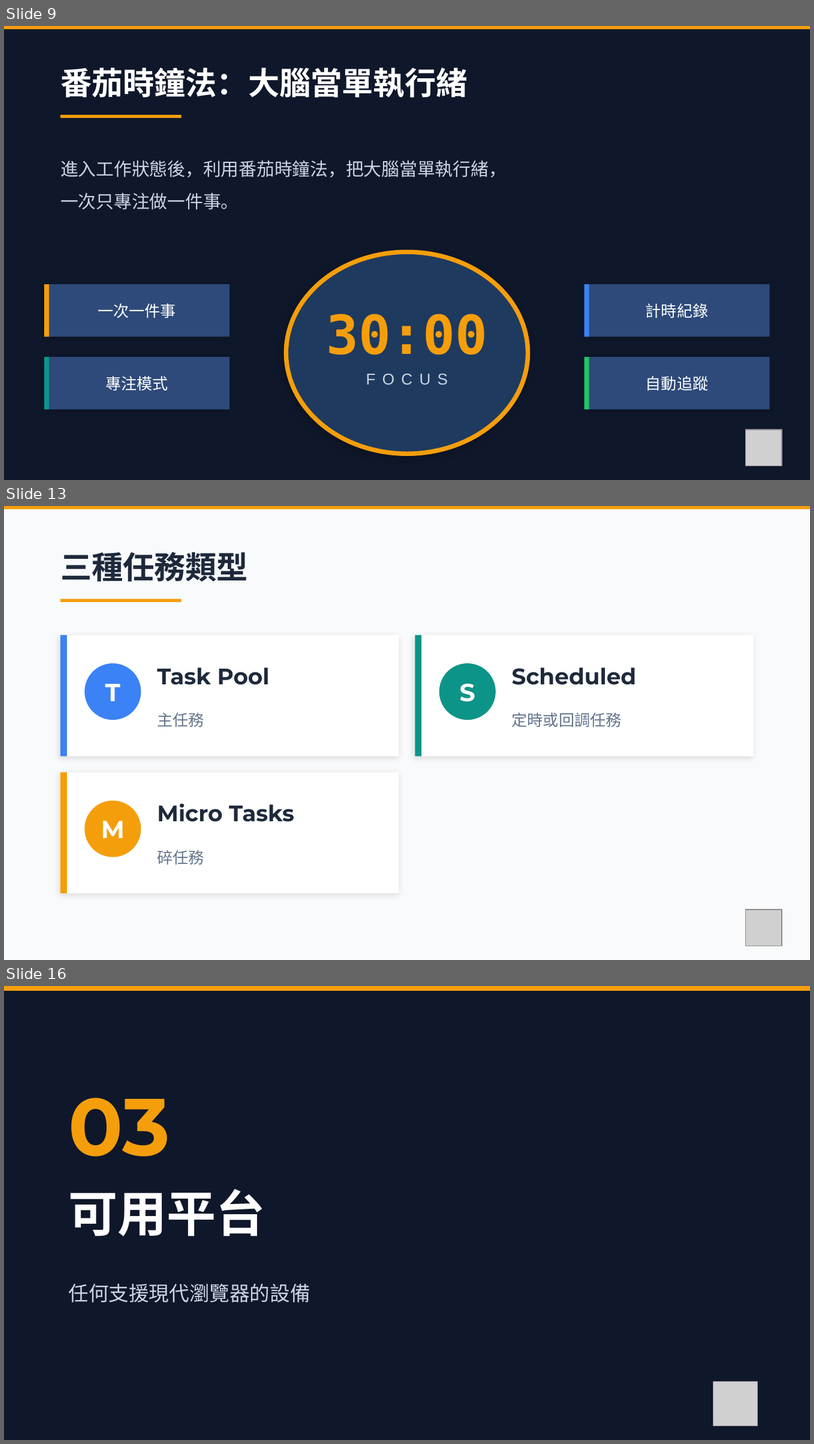
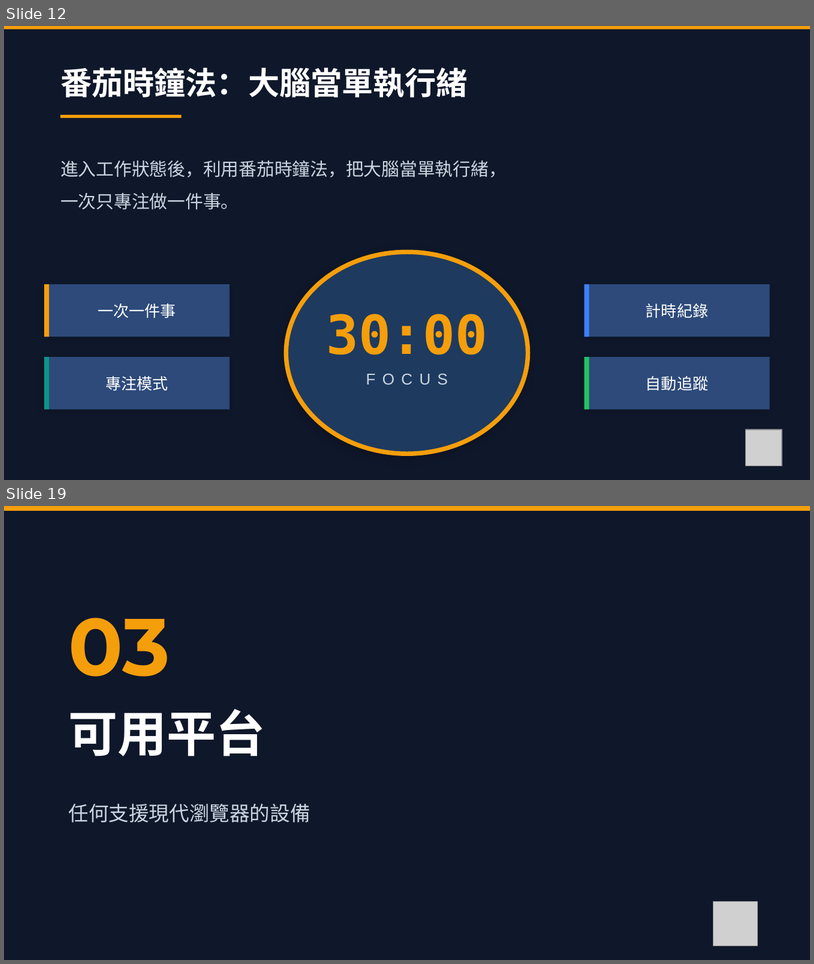
Before and after one commit to ychsue/NonBlockingLife, a slide deck: Discussion/Promotion/6mins/pictures.pptx. Shown one above the other, each under a label of ours: slides 9, 13 and 16 before the commit, slides 12 and 19 after it; the slides between them are not shown. The pictures are 814x1444 and 814x964 pixels, drawn with LibreOffice and Linux fonts; fonts in the diff are those of the drawing; grey boxes stand for pictures. Boxes give left, top, right and bottom in pixels: in the first picture for what was removed or moved away, otherwise in the second. Text is boxed around its words. In the diff, an @@ line names an element or a change of style, - is before the commit and + after.

```diff
--- a/Discussion/Promotion/6mins/pictures.pptx
+++ b/Discussion/Promotion/6mins/pictures.pptx
@@ slide 13 removed at (x1=4, y1=506, x2=810, y2=960), background #F8FAFC @@
@@ rectangle removed at (x1=4, y1=506, x2=810, y2=509) @@
@@ text removed at (x1=60, y1=552, x2=248, y2=582) @@
-三種任務類型
@@ rectangle removed at (x1=60, y1=599, x2=182, y2=602) @@
@@ rectangle removed at (x1=60, y1=635, x2=399, y2=756) @@
@@ rectangle removed at (x1=60, y1=635, x2=67, y2=756) @@
@@ rectangle removed at (x1=415, y1=635, x2=754, y2=756) @@
@@ rectangle removed at (x1=415, y1=635, x2=422, y2=756) @@
@@ ellipse removed at (x1=84, y1=663, x2=141, y2=720) @@
@@ text removed at (x1=157, y1=667, x2=270, y2=685) @@
-Task Pool
@@ ellipse removed at (x1=440, y1=663, x2=496, y2=720) @@
@@ text removed at (x1=512, y1=667, x2=637, y2=685) @@
-Scheduled
@@ text removed at (x1=105, y1=684, x2=120, y2=701) @@
-T
@@ text removed at (x1=460, y1=683, x2=476, y2=702) @@
-S
@@ text removed at (x1=157, y1=712, x2=204, y2=727) @@
-主任務
@@ text removed at (x1=512, y1=712, x2=622, y2=727) @@
-定時或回調任務
@@ rectangle removed at (x1=60, y1=772, x2=399, y2=893) @@
@@ rectangle removed at (x1=60, y1=772, x2=67, y2=893) @@
@@ ellipse removed at (x1=84, y1=801, x2=141, y2=857) @@
@@ text removed at (x1=157, y1=803, x2=294, y2=822) @@
-Micro Tasks
@@ text removed at (x1=101, y1=820, x2=125, y2=838) @@
-M
@@ text removed at (x1=157, y1=850, x2=204, y2=864) @@
-碎任務
@@ picture removed at (x1=746, y1=909, x2=782, y2=945) @@
@@ what was slide 9 is now slide 12 @@
@@ what was slide 16 is now slide 19 @@
```
Also in this commit, not shown: 8 slides changed, 6 slides added, 2 other slides removed, 22 other files.
